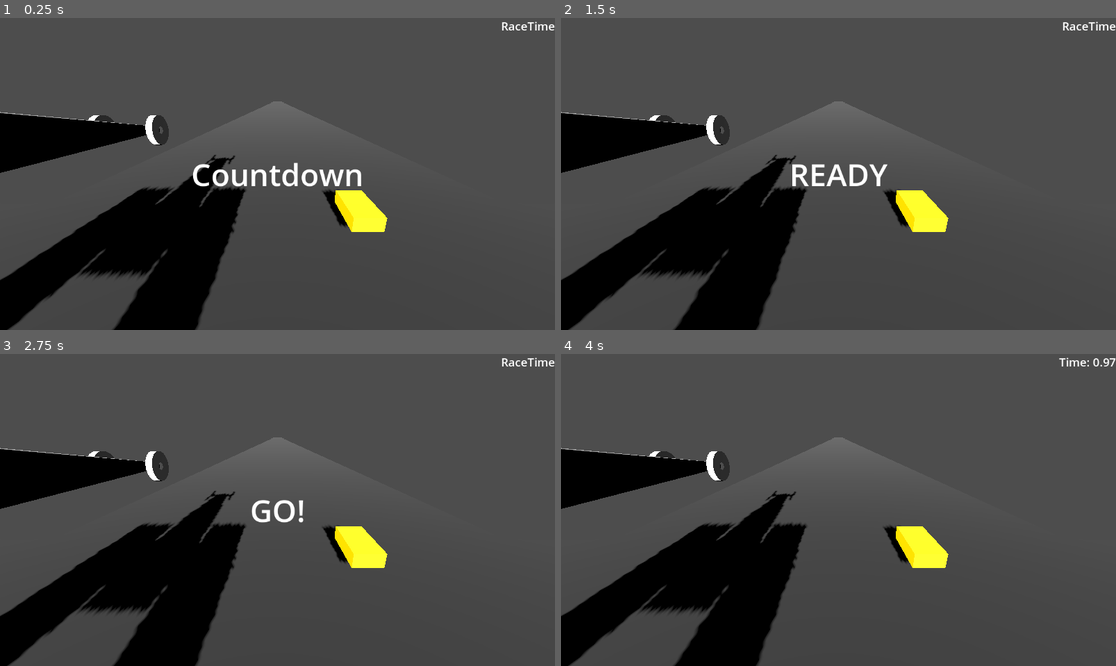
Above: before the commit, frames 1-4 (two rows, left to right).
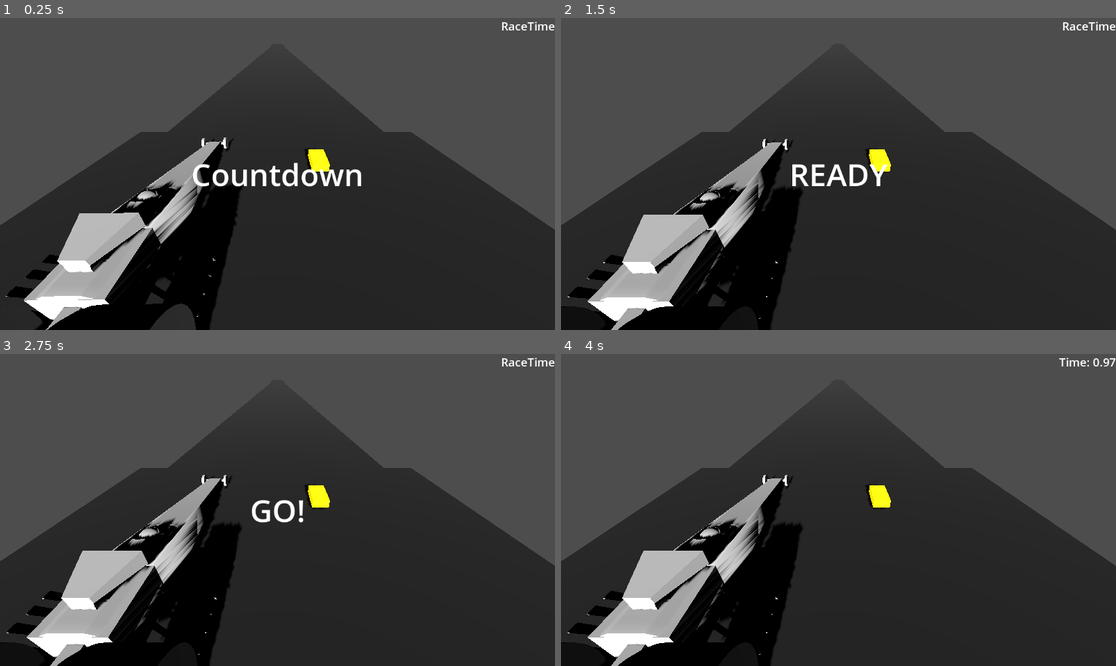
Above: after the commit, the same moments.

Repository: smoothbrainsinc/DragRacingSim
Game: Godot game, scene res://main.tscn
Two runs of this game, one before a commit and one after it. Both use one fixed random seed, a clock stepped at 60 frames per second and the inputs below.
Inputs:
- Up to frame 1 (0.25 s): no input
- Up to frame 2 (1.5 s): tap Enter (ui_accept) at 0.5, 0.77, 1.25 s; hold Right (ui_right) 0.53-1.28 s; hold Keypad 0 (brake) from 1.28 s (still down)
- Up to frame 3 (2.75 s): tap Enter (ui_accept) at 1.52, 2 s; release Keypad 0 (brake) at 2.03 s; hold Right (ui_right) from 2.03 s (still down)
- Up to frame 4 (4 s): release Right (ui_right) at 2.78 s; hold Space (accelerate) 2.78-3.53 s; tap Enter (ui_accept) at 3.02, 3.77 s; hold Left (ui_left) from 3.53 s (still down)

The runs differ from the first frame. In frame 1, 56% of the frame differs, in the area x 0-100%, y 20-100%; in frame 2, 56%; in frame 3, 56%; in frame 4, 56%.

Commit message:
back to basics

Diff:
--- a/Dragster_Vehicle.tscn
+++ /dev/null
@@ -1,40 +0,0 @@
-[gd_scene load_steps=5 format=3 uid="uid://cvq5t08xlmeib"]
-
-[ext_resource type="Script" uid="uid://7rija185oy8u" path="res://dragster_vehicle.gd" id="1_b2vlj"]
-[ext_resource type="PackedScene" uid="uid://pv7st2bs3hoc" path="res://TopFuelD.tscn" id="1_dhimj"]
-
-[sub_resource type="BoxShape3D" id="BoxShape3D_dhimj"]
-size = Vector3(6.065, 4.44, 16.49)
-
-[sub_resource type="BoxShape3D" id="BoxShape3D_b2vlj"]
-size = Vector3(6.065, 7.995, 16.49)
-
-[node name="VehicleBody3D" type="VehicleBody3D"]
-script = ExtResource("1_b2vlj")
-
-[node name="TopFuelD" parent="." instance=ExtResource("1_dhimj")]
-transform = Transform3D(1, 0, 0, 0, 1, 0, 0, 0, 1, 0.747878, 0, 1.53654)
-
-[node name="CollisionShape3D2" type="CollisionShape3D" parent="TopFuelD"]
-transform = Transform3D(1, 0, 0, 0, 1, 0, 0, 0, 1, -0.828315, 4.17479, -6.67353)
-shape = SubResource("BoxShape3D_dhimj")
-
-[node name="VehicleWheel_FrontLeft" type="VehicleWheel3D" parent="TopFuelD"]
-transform = Transform3D(1, 0, 0, 0, 1, 0, 0, 0, 1, 0.0323575, 3.39189, 0.898589)
-use_as_steering = true
-
-[node name="VehicleWheel_FrontRight" type="VehicleWheel3D" parent="TopFuelD"]
-transform = Transform3D(1, 0, 0, 0, 1, 0, 0, 0, 1, -1.56544, 3.24599, 0.987956)
-use_as_steering = true
-
-[node name="VehicleWheel3D_RearLeft" type="VehicleWheel3D" parent="TopFuelD"]
-transform = Transform3D(1, 0, 0, 0, 1, 0, 0, 0, 1, 1.20518, 4.28771, -12.4088)
-use_as_traction = true
-
-[node name="VehicleWheel3d_RearRight" type="VehicleWheel3D" parent="TopFuelD"]
-transform = Transform3D(1, 0, 0, 0, 1, 0, 0, 0, 1, -2.76342, 6.20705, -12.0065)
-use_as_traction = true
-
-[node name="CollisionShape3D" type="CollisionShape3D" parent="."]
-transform = Transform3D(1, 0, 0, 0, 1, 0, 0, 0, 1, 0, 4.66742, -5.07302)
-shape = SubResource("BoxShape3D_b2vlj")
--- a/Player.tscn
+++ /dev/null
@@ -1,27 +0,0 @@
-[gd_scene load_steps=4 format=3 uid="uid://uudd15mduwmn"]
-
-[ext_resource type="Script" uid="uid://bn4lcf212ub2r" path="res://player.gd" id="1_q752e"]
-
-[sub_resource type="BoxShape3D" id="BoxShape3D_get3s"]
-size = Vector3(1, 0.5, 2)
-
-[sub_resource type="ORMMaterial3D" id="ORMMaterial3D_xhfnw"]
-
-[node name="PlayerCube" type="Node3D"]
-
-[node name="Player" type="Node3D" parent="."]
-transform = Transform3D(1, 0, 0, 0, 1, 0, 0, 0, 1, 5, 0, 0)
-
-[node name="VehicleBody3D" type="VehicleBody3D" parent="Player"]
-transform = Transform3D(1, 0, 0, 0, 1, 0, 0, 0, 1, -5.04573, 0, 0)
-collision_mask = 3
-axis_lock_angular_x = true
-axis_lock_angular_z = true
-script = ExtResource("1_q752e")
-
-[node name="CollisionShape3D" type="CollisionShape3D" parent="Player/VehicleBody3D"]
-shape = SubResource("BoxShape3D_get3s")
-
-[node name="CSGBox3D" type="CSGBox3D" parent="Player/VehicleBody3D"]
-size = Vector3(1, 0.5, 2)
-material = SubResource("ORMMaterial3D_xhfnw")
--- a/TopFuelD.tscn
+++ b/TopFuelD.tscn
@@ -1,31 +1,38 @@
 [gd_scene load_steps=3 format=3 uid="uid://pv7st2bs3hoc"]
 
-[ext_resource type="PackedScene" uid="uid://biodyipp0dnnu" path="res://dragster3.glb" id="1_wkxpy"]
+[ext_resource type="PackedScene" uid="uid://bkaj1wxgyk0na" path="res://dragster3.glb" id="1_wkxpy"]
 
 [sub_resource type="BoxShape3D" id="BoxShape3D_wkxpy"]
-size = Vector3(1.8, 3.715, 15.8122)
+size = Vector3(5.555, 3.41, 17.445)
 
 [node name="Node3D" type="VehicleBody3D"]
 
 [node name="dragster3" parent="." instance=ExtResource("1_wkxpy")]
-transform = Transform3D(1, 0, 0, 0, 1, 0, 0, 0, 1, -0.76188, 2.70493, -9.88716)
+
+[node name="CollisionShape3D" type="CollisionShape3D" parent="."]
+transform = Transform3D(1, 0, 0, 0, 1, 0, 0, 0, 1, 0, 1.71659, 3.43318)
+shape = SubResource("BoxShape3D_wkxpy")
 
 [node name="left_front_wheel" type="VehicleWheel3D" parent="."]
-transform = Transform3D(1, 0, 0, 0, 1, 0, 0, 0, 1, 0.0323575, 0.522472, 0.898589)
+transform = Transform3D(1, 0, 0, 0, 1, 0, 0, 0, 1, 0.0323575, 0.522472, 10.8437)
 use_as_steering = true
+wheel_radius = 0.85
+wheel_friction_slip = 1.0
 
 [node name="right_front_wheel" type="VehicleWheel3D" parent="."]
-transform = Transform3D(1, 0, 0, 0, 1, 0, 0, 0, 1, -1.56544, 0.51865, 0.987956)
+transform = Transform3D(1, 0, 0, 0, 1, 0, 0, 0, 1, -1.56544, 0.51865, 10.7993)
 use_as_steering = true
+wheel_radius = 0.85
+wheel_friction_slip = 1.0
 
 [node name="left_rear_wheel" type="VehicleWheel3D" parent="."]
-transform = Transform3D(1, 0, 0, 0, 1, 0, 0, 0, 1, 1.21305, 1.63647, -12.4824)
+transform = Transform3D(1, 0, 0, 0, 1, 0, 0, 0, 1, 1.21305, 1.64767, -2.68081)
 use_as_traction = true
+wheel_radius = 3.18
+wheel_friction_slip = 1.0
 
 [node name="right_reart_wheel" type="VehicleWheel3D" parent="."]
-transform = Transform3D(1, 0, 0, 0, 1, 0, 0, 0, 1, -2.76342, 1.69157, -12.0065)
+transform = Transform3D(1, 0, 0, 0, 1, 0, 0, 0, 1, -2.76342, 1.69157, -2.55195)
 use_as_traction = true
-
-[node name="CollisionShape3D" type="CollisionShape3D" parent="."]
-transform = Transform3D(1, 0, 0, 0, 1, 0, 0, 0, 1, -0.934977, 1.59496, -6.2819)
-shape = SubResource("BoxShape3D_wkxpy")
+wheel_radius = 31.8
+wheel_friction_slip = 1.0
--- a/dragster_vehicle.gd
+++ /dev/null
@@ -1,13 +0,0 @@
-
-extends VehicleBody3D
-
-func _physics_process(delta):
-	# Map input actions to forces
-	var accelerate = Input.get_action_strength("accelerate")
-	var brake = Input.get_action_strength("brake")
-	var steer_input = Input.get_axis("steer_right", "steer_left") # Returns a value between -1.0 and 1.0
-
-	# Apply the forces to the vehicle body properties
-	engine_force = accelerate * 800.0  # Adjust for more/less power
-	brake = brake * 40.0               # Adjust braking strength
-	steering = steer_input * 0.5       # Adjust steering angle (in radians)
--- a/main.tscn
+++ b/main.tscn
@@ -3,7 +3,6 @@
 [ext_resource type="Script" uid="uid://c8yjmecdwt5qq" path="res://main.gd" id="1_kek77"]
 [ext_resource type="Script" uid="uid://dleuehlx62si3" path="res://opponent.gd" id="2_5vw27"]
 [ext_resource type="PackedScene" uid="uid://271vu8ob0n2o" path="res://opponent.tscn" id="4_1bvp3"]
-[ext_resource type="Script" uid="uid://bn4lcf212ub2r" path="res://player.gd" id="4_272bh"]
 [ext_resource type="Script" uid="uid://c8rds87bhp76p" path="res://camera_manager.gd" id="4_lquwl"]
 [ext_resource type="PackedScene" uid="uid://b5v2fpf8igwjm" path="res://drag_strip.tscn" id="5_7mycd"]
 [ext_resource type="PackedScene" uid="uid://pnjqqnux55u8" path="res://race_ui.tscn" id="5_lquwl"]
@@ -16,15 +15,17 @@
 [sub_resource type="BoxShape3D" id="BoxShape3D_lquwl"]
 size = Vector3(25, 1, 1)
 
+[sub_resource type="PhysicsMaterial" id="PhysicsMaterial_kek77"]
+
 [node name="main" type="Node3D"]
 script = ExtResource("1_kek77")
 
 [node name="OpponentVehicle" parent="." instance=ExtResource("4_1bvp3")]
-transform = Transform3D(0.998545, 0.053922, 0, -0.053922, 0.998545, 0, 0, 0, 1, -2.71211, 0.950612, -1.73804)
+transform = Transform3D(0.998545, 0.053922, 0, -0.053922, 0.998545, 0, 0, 0, 1, -2.71211, 1.44752, -6.57021)
 script = ExtResource("2_5vw27")
 
 [node name="StartCamera" type="Camera3D" parent="."]
-transform = Transform3D(-1, 2.99003e-08, -8.21506e-08, 0, 0.939693, 0.34202, 8.74228e-08, 0.34202, -0.939693, 0.0674896, 4.79155, -7.98438)
+transform = Transform3D(-1, 1.27055e-21, -8.74228e-08, -4.78248e-08, 0.837099, 0.547052, 7.31815e-08, 0.547052, -0.837099, -0.152382, 7.92856, -17.8325)
 current = true
 
 [node name="FinishCameraPlayer" type="Camera3D" parent="."]
@@ -42,6 +43,7 @@
 [node name="RaceUI" parent="." instance=ExtResource("5_lquwl")]
 
 [node name="DragStrip" parent="." instance=ExtResource("5_7mycd")]
+transform = Transform3D(1, 0, 0, 0, 1, 0, 0, 0, 1, 0, 0.398051, 0)
 
 [node name="StartLine" type="Area3D" parent="."]
 
@@ -59,9 +61,10 @@
 
 [node name="DirectionalLight3D" type="DirectionalLight3D" parent="."]
 transform = Transform3D(-0.57918, 0.815193, -0.00319737, 0.76759, 0.546672, 0.334598, 0.27451, 0.191338, -0.942356, 0, 13.2137, -55.4866)
-light_energy = 3.0
 shadow_enabled = true
 
 [node name="TopFuelD" parent="." instance=ExtResource("9_kek77")]
-transform = Transform3D(1, 0, 0, 0, 1, 0, 0, 0, 1, 5.11252, -0.22161, -2.95214)
-script = ExtResource("4_272bh")
+transform = Transform3D(1, 0, 0, 0, 1, 0, 0, 0, 1, 4.54854, 1, -14.6437)
+physics_material_override = SubResource("PhysicsMaterial_kek77")
+can_sleep = false
+linear_damp = 64.72
--- a/opponent.tscn
+++ b/opponent.tscn
@@ -14,7 +14,6 @@
 size = Vector3(1, 0.5, 2)
 
 [node name="OpponentVehicle" type="VehicleBody3D"]
-transform = Transform3D(1, 0, 0, 0, 1, 0, 0, 0, 1, 0, 0.526249, 0)
 
 [node name="Opponent" type="Node3D" parent="."]
 transform = Transform3D(1, 0, 0, 0, 1, 0, 0, 0, 1, 0, 0.0721589, 0)
--- a/player.gd
+++ /dev/null
@@ -1,60 +0,0 @@
-extends VehicleBody3D
-
-@export var max_engine_force = 200.0
-@export var max_brake_force = 100.0
-@export var max_steering = 0.5
-
-var can_move = false
-
-func _ready():
-	# Connect to GameManager signal directly
-	if GameManager and GameManager.has_signal("race_started"):
-		GameManager.race_started.connect(_on_race_started)
-	else:
-		print("Warning: GameManager or race_started signal not found")
-
-	# Connect to finish line
-	var finish = get_node_or_null("/root/main/FinishLine")
-	if finish:
-		finish.player_finished.connect(_on_player_finished)
-
-	print("GameManager available: ", GameManager)
-
-func _on_race_started():
-	can_move = true
-	print("PLAYER: Race started signal received. can_move = ", can_move)
-	print("PLAYER: Input actions: ", InputMap.has_action("accelerate"), InputMap.has_action("brake"))
-
-func _on_player_finished():
-	can_move = false
-	print("Player finished!")
-	engine_force = 0
-	brake = max_brake_force  # Apply brakes to stop
-
-func _physics_process(_delta):
-	if not can_move:
-		if linear_velocity.length() < 0.1:
-			linear_velocity = Vector3.ZERO
-			angular_velocity = Vector3.ZERO
-			return
-
-	# Handle acceleration and braking
-	if Input.is_action_pressed("accelerate"):
-		engine_force = max_engine_force
-	elif Input.is_action_pressed("brake"):
-		brake = max_brake_force
-	else:
-		engine_force = 0
-		brake = 0
-
-		# Handle steering
-		steering = 0
-	if Input.is_action_pressed("ui_left"):
-		steering = max_steering
-	elif Input.is_action_pressed("ui_right"):
-		steering = -max_steering
-
-	# Stabilization - FIXED VERSION:
-	if linear_velocity.length() < 0.1:
-		var stabilizer_force = -ProjectSettings.get_setting("physics/3d/default_gravity") * mass * 0.05
-		apply_central_force(Vector3(0, stabilizer_force, 0))
--- a/player_car.tscn
+++ /dev/null
@@ -1,7 +0,0 @@
-[gd_scene format=3 uid="uid://cqekl1kgtmb1f"]
-
-[node name="PlayerCar" type="VehicleBody3D"]
-axis_lock_linear_x = true
-axis_lock_linear_z = true
-axis_lock_angular_x = true
-axis_lock_angular_z = true
--- a/player_car_fancy.tscn
+++ /dev/null
@@ -1,4 +0,0 @@
-[gd_scene format=3 uid="uid://3tm4pxfvpb4k"]
-
-[node name="PlayerCarFancy" type="VehicleBody3D"]
-transform = Transform3D(1, 0, 0, 0, 1, 0, 0, 0, 1, 0.074604, -0.0896382, 0.0512211)
--- a/project.godot
+++ b/project.godot
@@ -25,19 +25,19 @@
 "events": [Object(InputEventKey,"resource_local_to_scene":false,"resource_name":"","device":-1,"window_id":0,"alt_press …(191 unchanged characters)…
 ]
 }
-steer-left={
+steer_left={
 "deadzone": 0.2,
 "events": [Object(InputEventKey,"resource_local_to_scene":false,"resource_name":"","device":-1,"window_id":0,"alt_press …(195 unchanged characters)…
 ]
 }
-steer-right={
+steer_right={
 "deadzone": 0.2,
 "events": [Object(InputEventKey,"resource_local_to_scene":false,"resource_name":"","device":-1,"window_id":0,"alt_press …(195 unchanged characters)…
 ]
 }
 clutch={
 "deadzone": 0.2,
-"events": [Object(InputEventKey,"resource_local_to_scene":fa …(140 unchanged characters)… d":false,"keycode":0,"physical_keycode":90,"key_label":0,"unicode":122,"location":0,"echo":false,"script":null)
+"events": [Object(InputEventKey,"resource_local_to_scene":fa …(140 unchanged characters)… d":false,"keycode":0,"physical_keycode":44,"key_label":0,"unicode":44,"location":0,"echo":false,"script":null)
 ]
 }
 brake={
--- a/race_ui.tscn
+++ b/race_ui.tscn
@@ -55,13 +55,14 @@
 anchor_top = 0.5
 anchor_right = 0.5
 anchor_bottom = 0.5
-offset_left = -20.0
-offset_top = -22.5
-offset_right = 380.0
-offset_bottom = 77.5
+offset_left = -200.0
+offset_top = -50.0
+offset_right = 200.0
+offset_bottom = 50.0
 grow_horizontal = 2
 grow_vertical = 2
 theme_override_font_sizes/font_size = 32
+text = "LOSER"
 horizontal_alignment = 1
 vertical_alignment = 1
 script = ExtResource("2_b2hft")
--- a/topfuel.tscn
+++ /dev/null
@@ -1,3 +0,0 @@
-[gd_scene format=3 uid="uid://bsr6lbecjg8u2"]
-
-[node name="VehicleBody3D" type="VehicleBody3D"]
Binary file removed: car3.glb
Not shown, removed: car3.glb.import
Binary file removed: datsun.glb
Not shown, removed: datsun.glb.import
Not shown, changed: dragster3.glb.import
Not shown, removed: dragster_vehicle.gd.uid
Not shown, removed: player.gd.uid
